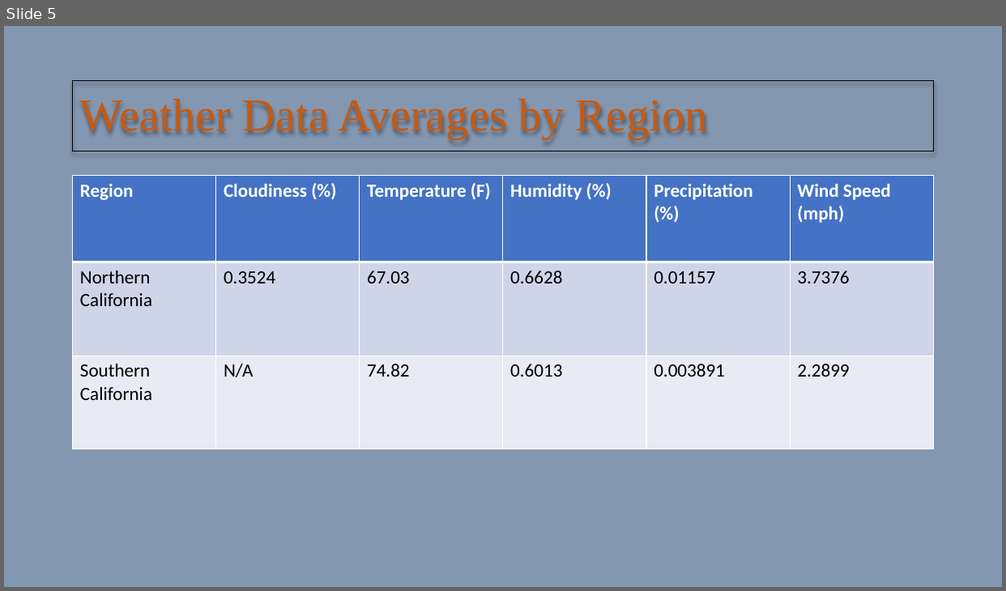
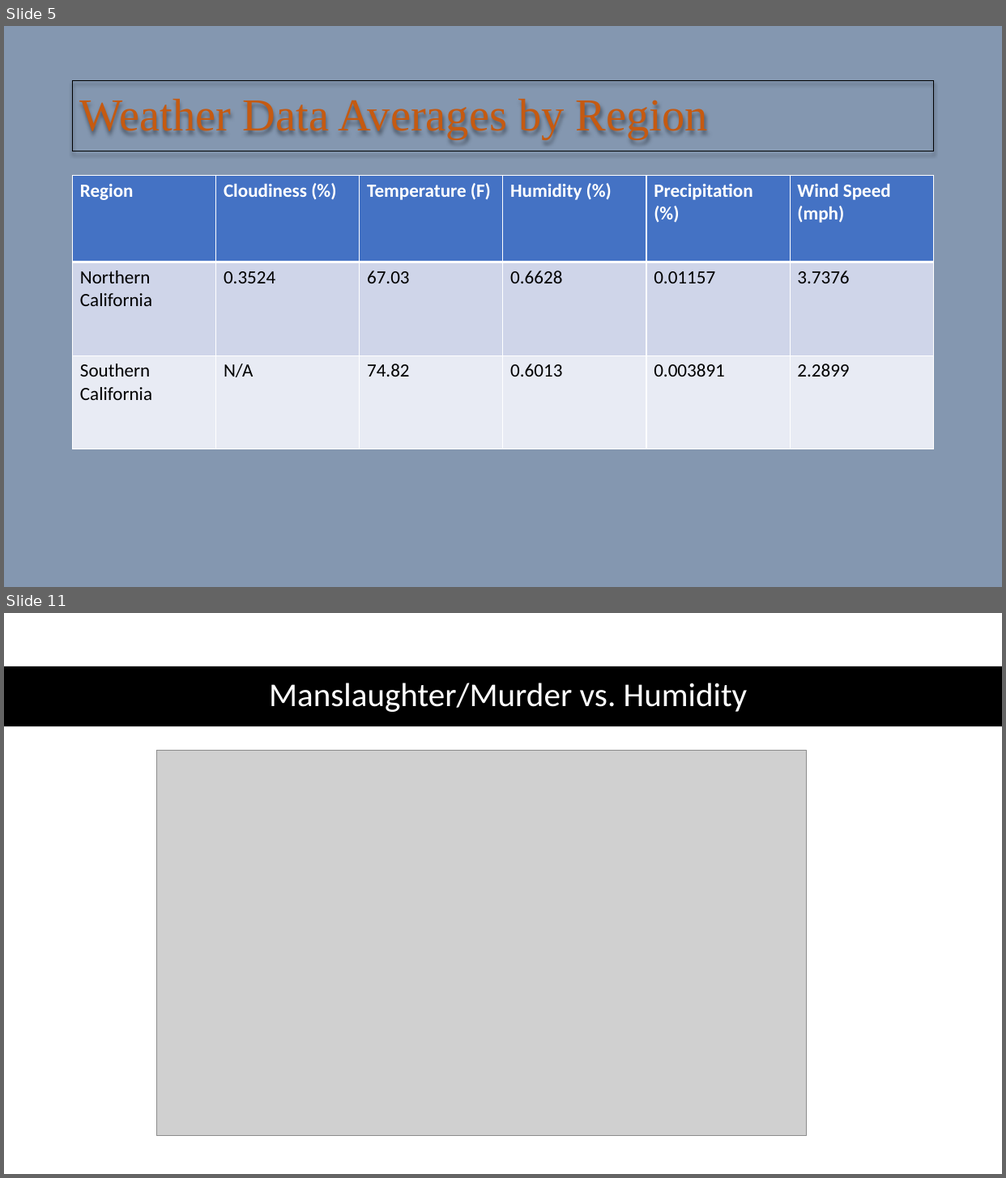
Before and after one commit to axyperrary/Project-1, a slide deck: Presentation1.pptx. Shown one above the other, each under a label of ours: slide 5 before the commit, slides 5 and 11 after it; the slides between them are not shown. The pictures are 1006x591 and 1006x1178 pixels, drawn with LibreOffice and Linux fonts; fonts in the diff are those of the drawing; grey boxes stand for pictures. Boxes give left, top, right and bottom in pixels: in the first picture for what was removed or moved away, otherwise in the second. Text is boxed around its words. In the diff, an @@ line names an element or a change of style, - is before the commit and + after.

```diff
--- a/Presentation1.pptx
+++ b/Presentation1.pptx
@@ slide 11 added at <box>4,613,1002,1174</box>, background #FFFFFF @@
@@ rectangle added at <box>4,666,1002,726</box>, fill #000000 @@
@@ title added at <box>269,683,748,712</box>, 32 pt, text #FFFFFF @@
+Manslaughter/Murder vs. Humidity
@@ picture added at <box>157,750,807,1136</box> @@
```
Also in this commit, not shown: 1 slide changed, 7 other slides added.
